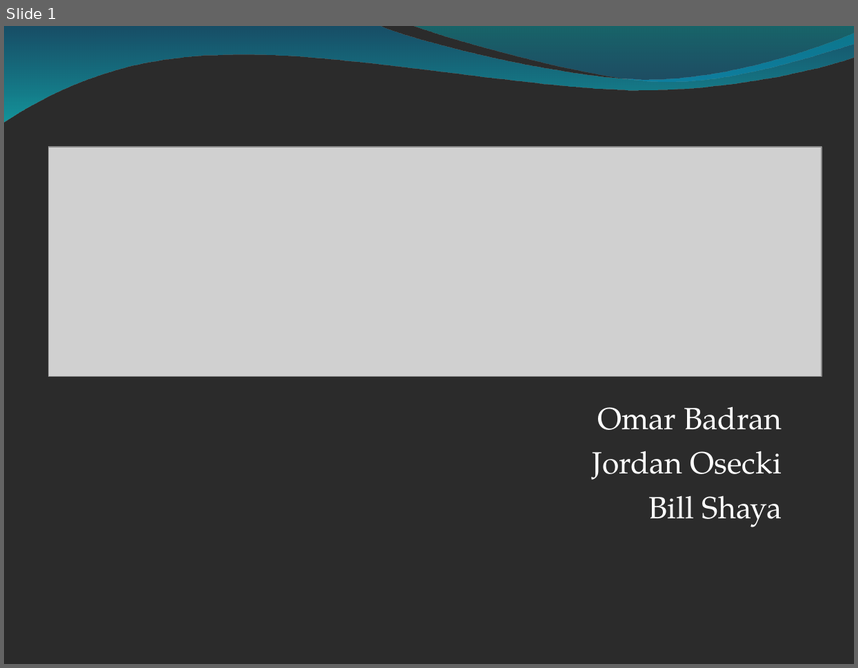
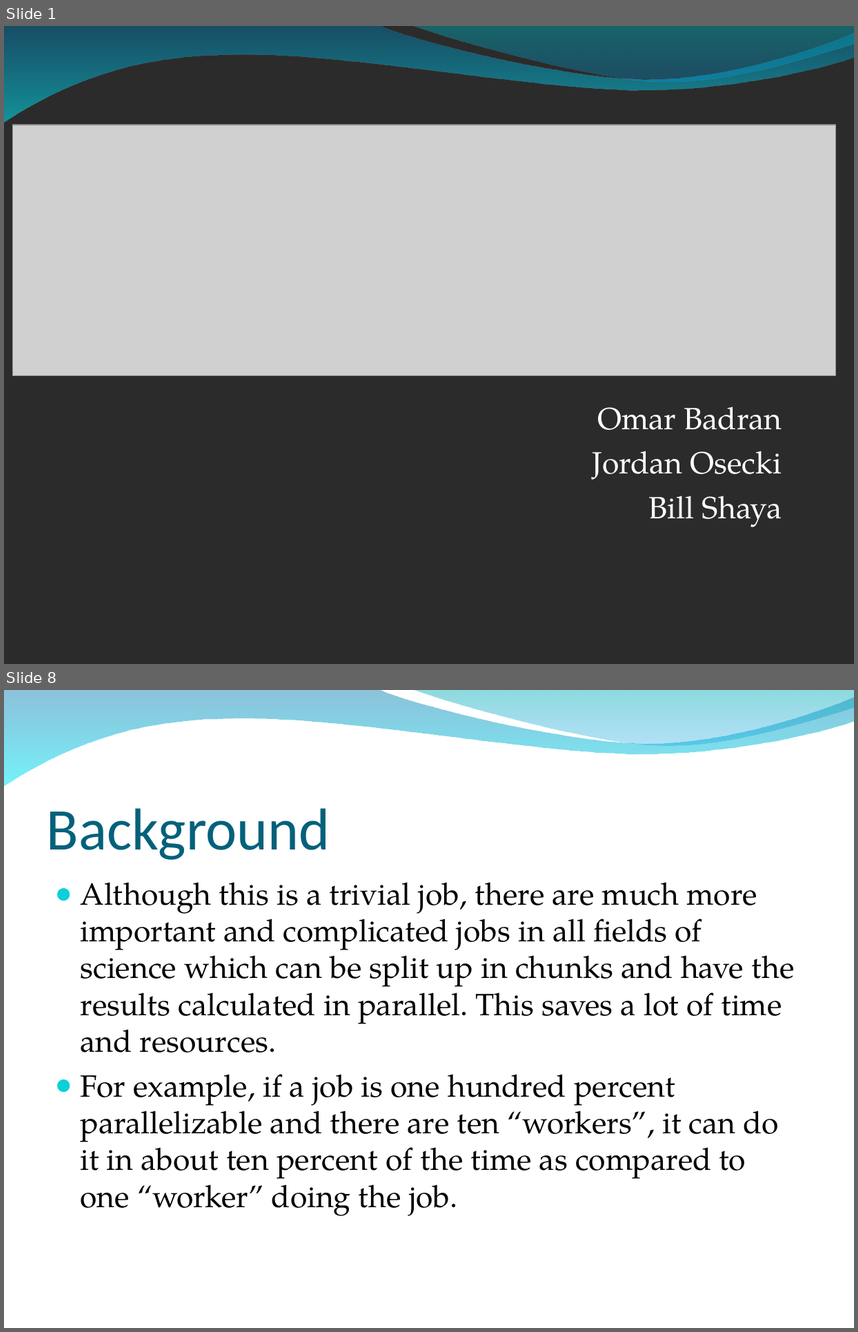
Before and after one commit to osecki/cs647, a slide deck: Documentation/Final Paper and Slides/MapReduce Final Presentation.ppt. Shown one above the other, each under a label of ours: slide 1 before the commit, slides 1 and 8 after it; the slides between them are not shown. The pictures are 858x668 and 858x1332 pixels, drawn with LibreOffice and Linux fonts; fonts in the diff are those of the drawing; grey boxes stand for pictures; background and template pictures are left out; a plain dark background stands for a picture behind light text. Boxes give left, top, right and bottom in pixels: in the first picture for what was removed or moved away, otherwise in the second. Text is boxed around its words. In the diff, an @@ line names an element or a change of style, - is before the commit and + after.

```diff
--- a/Documentation/Final Paper and Slides/MapReduce Final Presentation.ppt
+++ b/Documentation/Final Paper and Slides/MapReduce Final Presentation.ppt
@@ slide 8 added at box(4, 690, 854, 1328), background picture (left out); not listed: 2 template elements that a slide beside it also shows @@
@@ title added at box(47, 808, 330, 860), 50 pt, text #04617B @@
+Background
@@ text added at box(80, 882, 794, 1216), 26 pt, text #000000 @@
+● Although this is a trivial job, there are much more important and complicated jobs in all fields of science which can be split up in chunks and have the results calculated in parallel. This saves a lot of time and resources.
+● For example, if a job is one hundred percent parallelizable and there are ten “workers”, it can do it in about ten percent of the time as compared to one “worker” doing the job.
@@ slide 1 changed as well @@
@@ picture: place and size @@
-picture at box(48, 147, 822, 377)
+picture at box(12, 125, 836, 375)
```
Also in this commit, not shown: 4 other slides changed, 34 other slides added, 4 slides removed, 3 other files.
